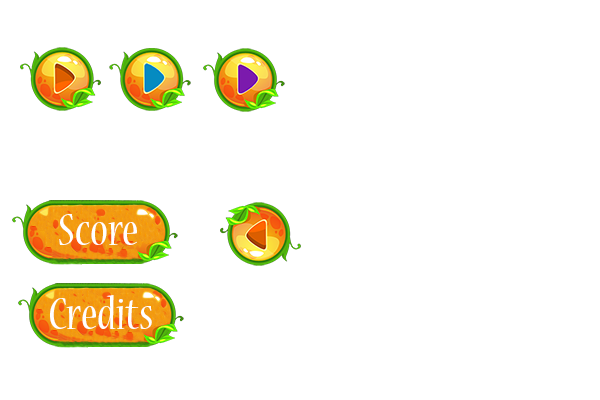
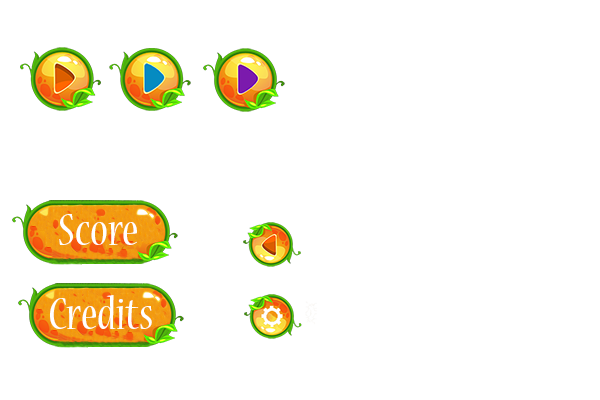
The second w=600, h=400 image is a revision of the first. Changes to its layers:
added layer "Capa 7" above "Capa 1 copia" over left=244, top=294, right=317, bottom=339
painted on "Capa 1 copia" over left=220, top=202, right=301, bottom=267
